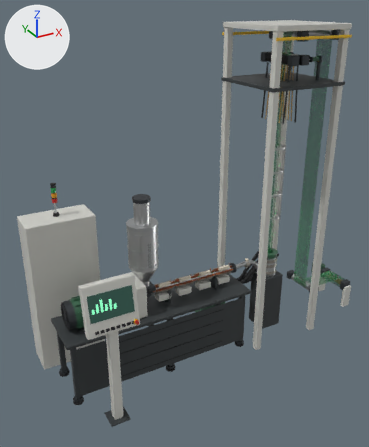
A saved change to the Blender file assets/equipment/blownfilm-motion.blend.
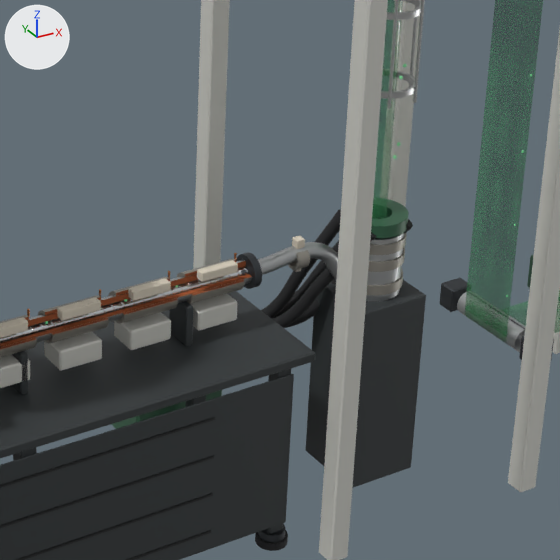
Each version is shown whole from a 50 mm lens placed at (-3.36, -4.79, 4.17), pointed at (-0.64, 0.16, 1.69), then close up on the part from 44% to 87% of the width and 43% to 78% of the height. The lights are fixed; the arrows at upper left show +X, +Y and +Z. The older version's two pictures come first.

In view in the first close-up: 'AnnularDie', 'Extruder', 'Extruder screw flight', 'FlattenedFilmWeb029', 'FlattenedFilmWeb030', 'FlattenedFilmWeb032', 'FlattenedFilmWeb034', 'FlattenedFilmWeb035', 'FlattenedFilmWeb036', 'FlattenedFilmWeb037', 'FlattenedFilmWeb039', 'Tower' and 21 more.
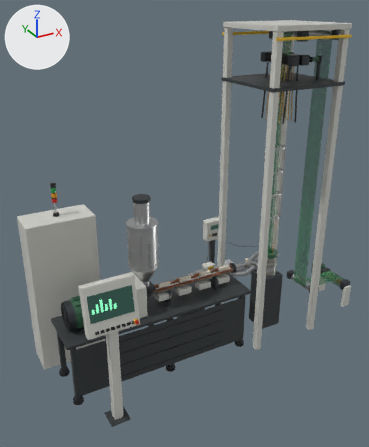
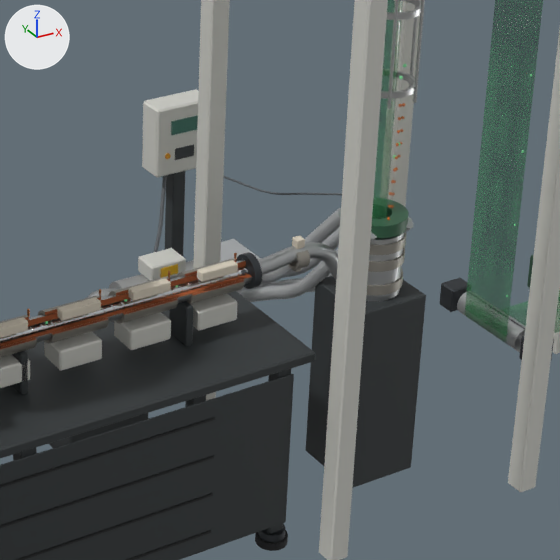
Edits to the bpy script that builds the scene:
```text
Add mat_cable___grey_jacket:
    mat_cable___grey_jacket = principled_material('Cable / grey jacket')
    mat_cable___grey_jacket.base_color = (0.105, 0.114, 0.125)  # dark grey #5b5f63
    mat_cable___grey_jacket.roughness = 0.7
Add mat_insulation___aluminium_jacket:
    mat_insulation___aluminium_jacket = principled_material('Insulation / aluminium jacket')
    mat_insulation___aluminium_jacket.base_color = (0.578, 0.597, 0.61)  # light grey #c8cbcd
    mat_insulation___aluminium_jacket.metallic = 0.6
    mat_insulation___aluminium_jacket.roughness = 0.45
Change me_annulardie:
    used by ob_annulardie; location = (0.0, 0.0, 0.0)
    remove me_annulardie.from_pydata(...)  # 2670 vertices, 2516 faces; spans x -0.25..0.7, y -0.15..0.725, z 0.0..1.102
    add me_annulardie.from_pydata(...)  # 1566 vertices, 1466 faces; spans x 0.02..0.7, y -0.15..0.15, z 0.0..1.102
    me_annulardie part 1: 13 loose pieces with 1104 vertices, spanning x -0.25..0.657, y -0.107..0.725, z 0.075..1.09, are deleted
    remove me_annulardie.materials.append(mat_rubber___black_hose)  # black #1e1f21
Add me_hotairring:
    me_hotairring.from_pydata(...)  # 3010 vertices, 2600 faces; spans x -0.48..0.661, y -0.106..0.996, z 0.0..1.27
    me_hotairring.materials.append(mat_paint___forest_green)  # dark green #2e5e43
    me_hotairring.materials.append(mat_steel___blackened)  # dark grey #4a4e52
    me_hotairring.materials.append(mat_plastic___black)  # black #141516
    me_hotairring.materials.append(mat_paint___anthracite_base)  # dark grey #34393b
    me_hotairring.materials.append(mat_steel___machined)  # light grey #c3c6c7
    me_hotairring.materials.append(mat_paint___light_machine_grey)  # light grey #d3d3cc
    me_hotairring.materials.append(mat_brass___fittings)  # orange #c9a15b
    me_hotairring.materials.append(mat_steel___brushed_stainless)  # light grey #c9caca
    me_hotairring.materials.append(mat_label___safety_yellow)  # yellow #e8b612
    me_hotairring.materials.append(mat_insulation___aluminium_jacket)  # light grey #c8cbcd
    me_hotairring.materials.append(mat_copper___thermocouple)  # orange #c27a4a
    me_hotairring.materials.append(mat_display___hmi_glass)  # black #0f1d1a
    me_hotairring.materials.append(mat_lamp___amber)  # orange #e39b19
    me_hotairring.materials.append(mat_lamp___green)  # green #2e9e57
    me_hotairring.materials.append(mat_cable___grey_jacket)  # dark grey #5b5f63
Add ob_hotairring:
    ob_hotairring = bpy.data.objects.new('HotAirRing', me_hotairring)
    ob_hotairring.location = (0.0, 0.0, 0.0)
```

Changed parts and their boxes [x1, y1, x2, y2] in the close-ups (560 x 560 px):
'AnnularDie', reshaped (47% narrower)
    before: [111, 199, 426, 488]
    after: [258, 199, 426, 488]
'HotAirRing', added
    after: [49, 89, 414, 448]
part 1 of me_annulardie, deleted
    before: [111, 209, 413, 429]
